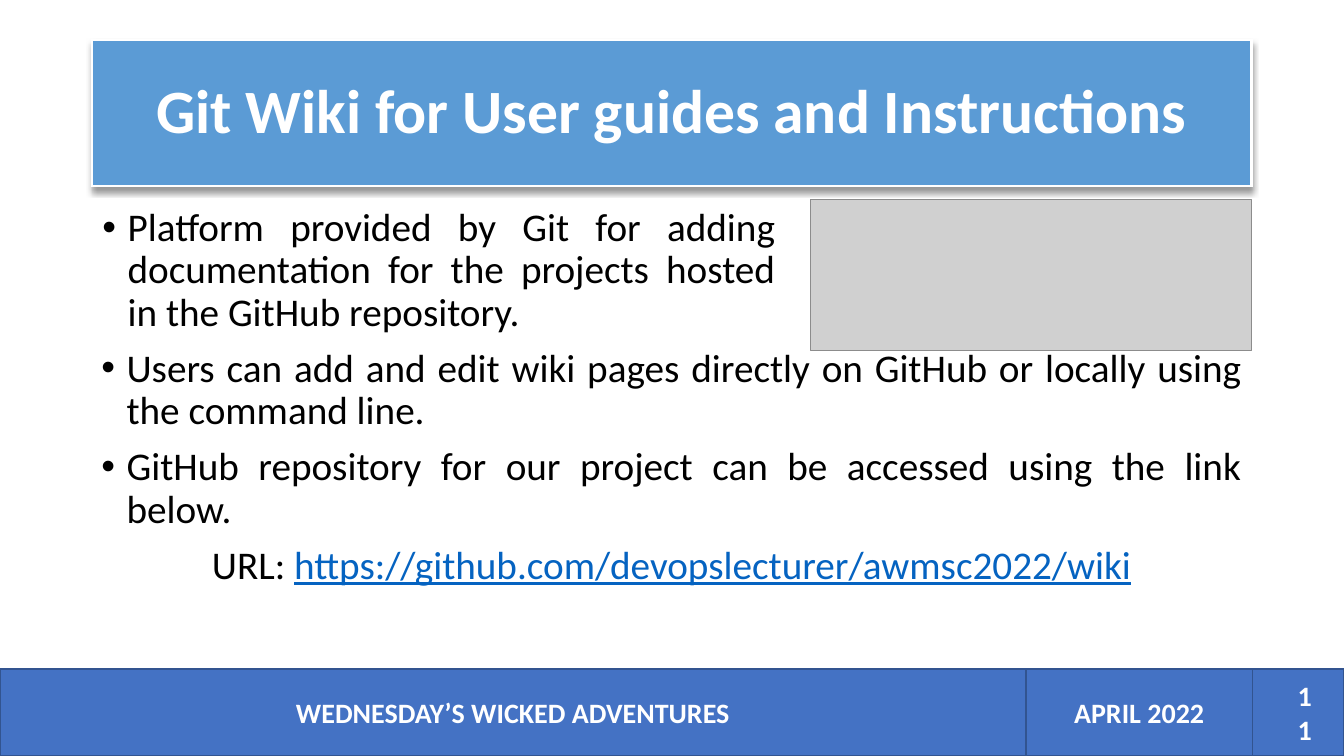
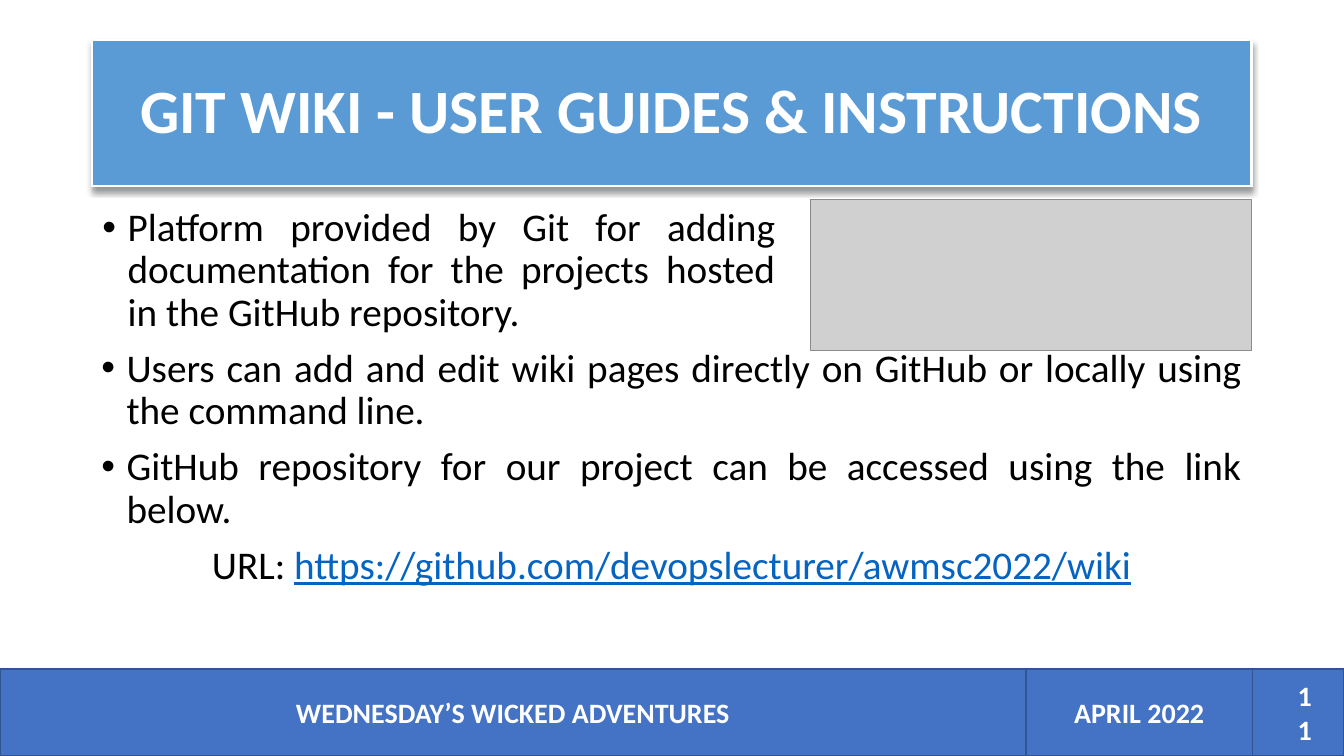
Before and after one commit to devopslecturer/awmsc2022, a slide deck: slide 11 of Wicked Adventures.pptx. Drawn at 1344x756 pixels with LibreOffice and Linux fonts; fonts in the diff are those of the drawing; grey boxes stand for pictures. Boxes give left, top, right and bottom in pixels: in the first picture for what was removed or moved away, otherwise in the second. Text is boxed around its words. In the diff, an @@ line names an element or a change of style, - is before the commit and + after.

```diff
--- a/Wicked Adventures.pptx
+++ b/Wicked Adventures.pptx
@@ title at (140,92,1201,134): text changed @@
-Git Wiki for User guides and Instructions
+GIT WIKI - USER GUIDES & INSTRUCTIONS
```
Also in this commit, not shown: 4 other slides changed.
